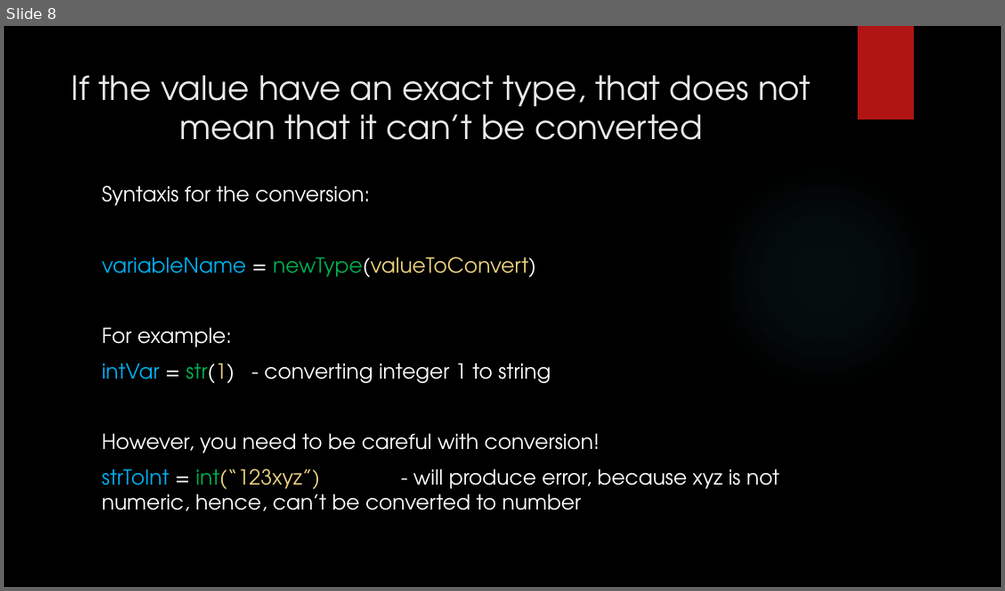
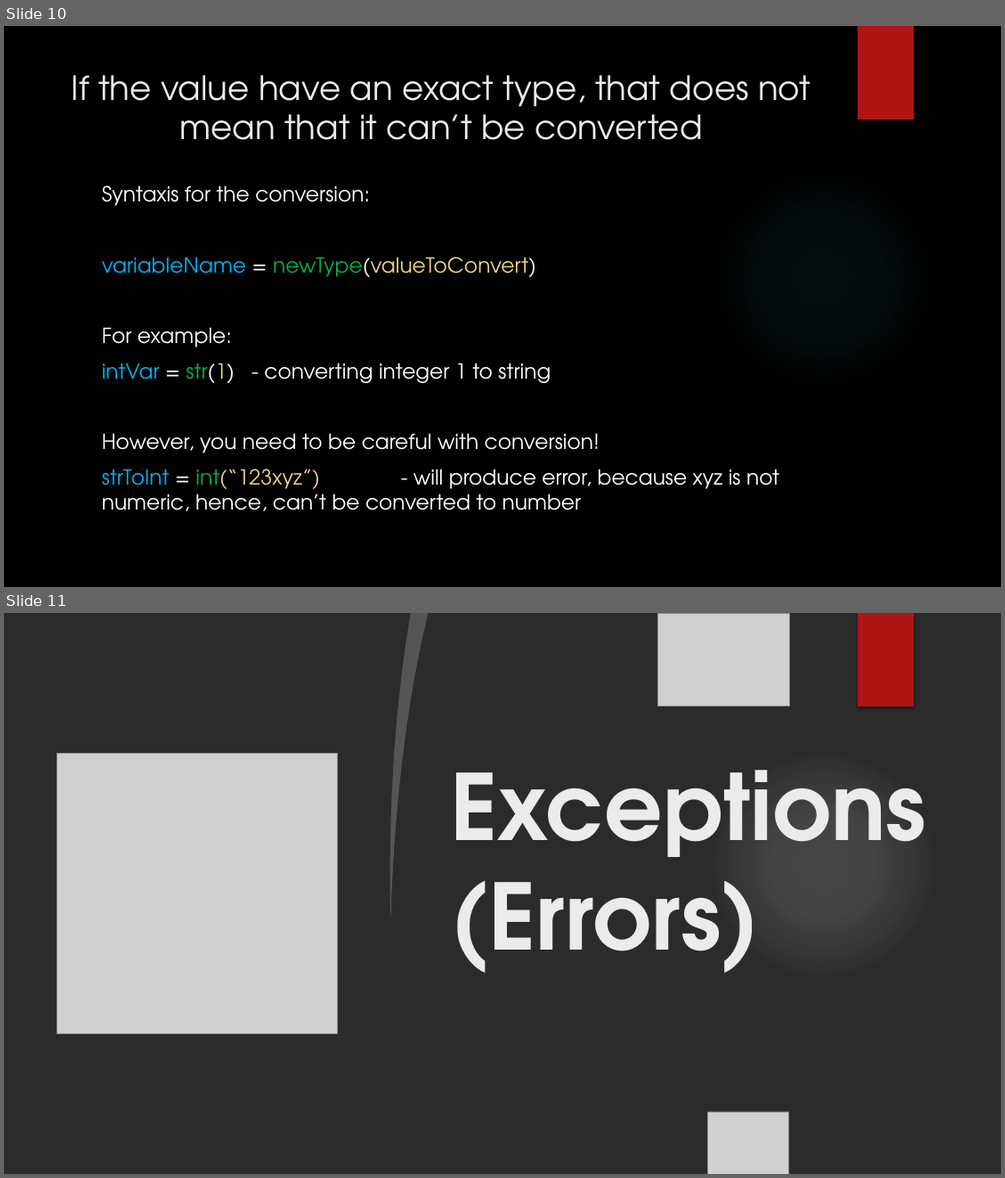
Before and after one commit to D-Voronkov-Official/Learning-Python, a slide deck: Presentations/Variables.pptx. Shown one above the other, each under a label of ours: slide 8 before the commit, slides 10 and 11 after it. The pictures are 1005x591 and 1005x1178 pixels, drawn with LibreOffice and Linux fonts; fonts in the diff are those of the drawing; grey boxes stand for pictures; background and template pictures are left out; a plain dark background stands for a picture behind light text. Boxes give left, top, right and bottom in pixels: in the first picture for what was removed or moved away, otherwise in the second. Text is boxed around its words. In the diff, an @@ line names an element or a change of style, - is before the commit and + after.

Commit message:
Added images to the presentation + added styling to some slides + added explanation of how  memory works

```diff
--- a/Presentations/Variables.pptx
+++ b/Presentations/Variables.pptx
@@ slide 11 added at [4,613,1001,1174], background picture (left out) @@
@@ freeform shape added at [4,613,411,1174], fill #FFFFFF @@
@@ freeform shape added at [382,613,428,916], fill #FFFFFF at 20% opacity @@
@@ picture added at [658,613,789,706] @@
@@ rectangle added at [858,613,914,706], fill #B01513 @@
@@ picture added at [57,753,337,1033] @@
@@ title added at [450,770,926,973], 88 pt, text #EBEBEB, bold @@
+Exceptions (Errors)
@@ ellipse added at [708,750,938,981], fill gradient #F3F3F3 @@
@@ ellipse added at [708,750,938,981], fill gradient #F3F3F3 @@
@@ picture added at [4,831,334,1174] @@
@@ picture added at [4,850,128,1043] @@
@@ picture added at [708,1111,789,1174] @@
@@ what was slide 8 is now slide 10 @@
```
Also in this commit, not shown: 1 slide changed, 10 other slides added.
